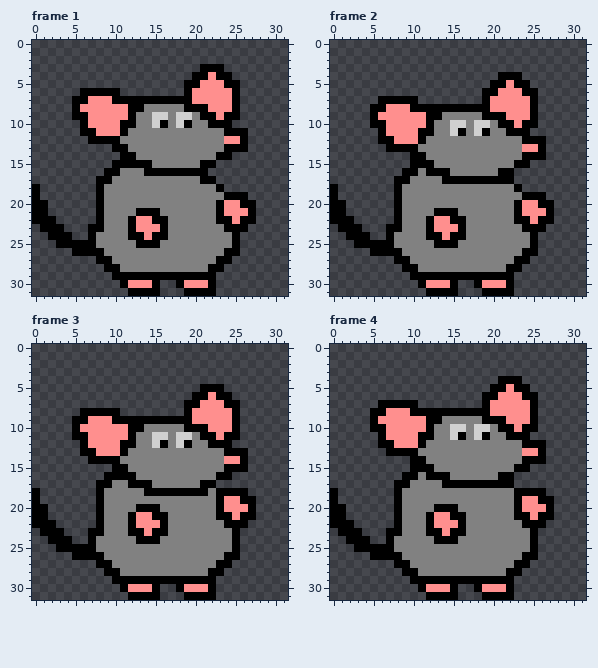
Animated GIF sprite -- art/mouse/mouse.gif. That is the earlier state.
The file is 256x256 pixels, drawn in blocks of 8x8; one block is one cell here. Shown: frame 1, frame 2, frame 3, frame 4.
New version:
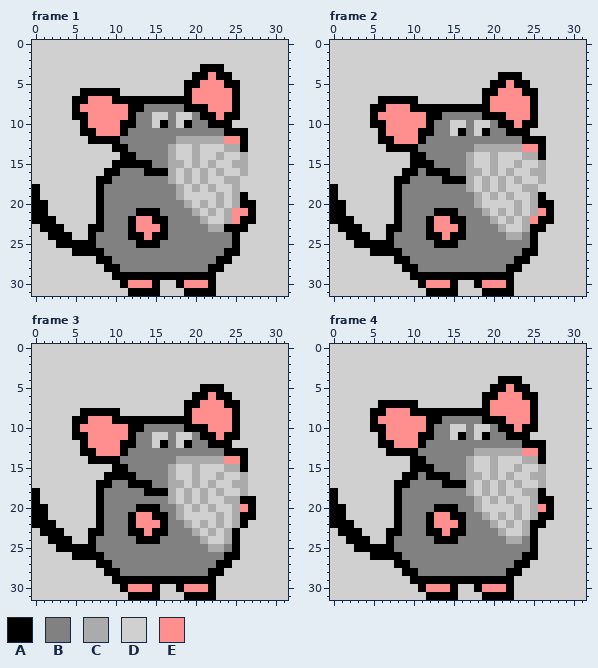
Palette (. is transparent): A #000000  B #818181  C #ababab  D #d0d0d0  E #ff8f8e
What changed:
Changed rows in their new state; - is an unchanged pixel.
Frame 1:
first column x 0:
 0 DDDDDDDDDDDDDDDDDDDDDDDDDDDDDDDD
 1 DDDDDDDDDDDDDDDDDDDDDDDDDDDDDDDD
 2 DDDDDDDDDDDDDDDDDDDDDDDDDDDDDDDD
 3 DDDDDDDDDDDDDDDDDDDDD---DDDDDDDD
 4 DDDDDDDDDDDDDDDDDDDD-----DDDDDDD
 5 DDDDDDDDDDDDDDDDDDD-------DDDDDD
 6 DDDDDD-----DDDDDDDD-------DDDDDD
 7 DDDDD---------------------DDDDDD
 8 DDDDD---------------------DDDDDD
 9 DDDDD---------------------DDDDDD
10 DDDDDD-------------------DDDDDDD
11 DDDDDD---------------------DDDDD
12 DDDDDDD-----------CCCCCC---DDDDD
13 DDDDDDDDDD-------CDDCDDDCC-DDDDD
14 DDDDDDDDDDD------CDDCDDCDDCDDDDD
15 DDDDDDDDDD-------CCDCDCDDCCDDDDD
16 DDDDDDDDD--------CDCDCDCDDCDDDDD
17 DDDDDDDD---------CDCDCDDCCDDDDDD
18 -DDDDDDD----------CDCDCDDCDDDDDD
19 -DDDDDDD----------CDDDDCDC-DDDDD
20 --DDDDDD-----------CDCDCDC--DDDD
21 --DDDDDD------------CDCDC---DDDD
22 ---DDDDD-------------CDDC---DDDD
23 D---DDD---------------CC---DDDDD
24 DD---DD-------------------DDDDDD
25 DDD-----------------------DDDDDD
26 DDDDD---------------------DDDDDD
27 DDDDDDDD-----------------DDDDDDD
28 DDDDDDDDD---------------DDDDDDDD
29 DDDDDDDDDD-------------DDDDDDDDD
30 DDDDDDDDDDD-----DD-----DDDDDDDDD
31 DDDDDDDDDDDD----DDD----DDDDDDDDD
Frame 2:
first column x 0:
 0 DDDDDDDDDDDDDDDDDDDDDDDDDDDDDDDD
 1 DDDDDDDDDDDDDDDDDDDDDDDDDDDDDDDD
 2 DDDDDDDDDDDDDDDDDDDDDDDDDDDDDDDD
 3 DDDDDDDDDDDDDDDDDDDDDDDDDDDDDDDD
 4 DDDDDDDDDDDDDDDDDDDDD---DDDDDDDD
 5 DDDDDDDDDDDDDDDDDDDD-----DDDDDDD
 6 DDDDDDDDDDDDDDDDDDD-------DDDDDD
 7 DDDDDD-----DDDDDDDD-------DDDDDD
 8 DDDDD---------------------DDDDDD
 9 DDDDD---------------------DDDDDD
10 DDDDD---------------------DDDDDD
11 DDDDDD-------------------DDDDDDD
12 DDDDDD---------------------DDDDD
13 DDDDDDD-----------CCCCCC---DDDDD
14 DDDDDDDDDD-------CDDCDDDCC-DDDDD
15 DDDDDDDDDD-------CDDCDDCDDCDDDDD
16 DDDDDDDDD--------CCDCDCDDCCDDDDD
17 DDDDDDDD---------CDCDCDCDDCDDDDD
18 -DDDDDDD---------CDCDCDDCCDDDDDD
19 -DDDDDDD----------CDCDCDDC-DDDDD
20 --DDDDDD----------CDDDDCDC--DDDD
21 --DDDDDD-----------CDCDCDC--DDDD
22 ---DDDDD------------CDCDC---DDDD
23 D---DDD--------------CDDC--DDDDD
24 DD---DD---------------CC--DDDDDD
25 DDD-----------------------DDDDDD
26 DDDDD---------------------DDDDDD
27 DDDDDDDD-----------------DDDDDDD
28 DDDDDDDDD---------------DDDDDDDD
29 DDDDDDDDDD-------------DDDDDDDDD
30 DDDDDDDDDDD-----DD-----DDDDDDDDD
31 DDDDDDDDDDDD----DDD----DDDDDDDDD
Frame 3:
first column x 0:
 0 DDDDDDDDDDDDDDDDDDDDDDDDDDDDDDDD
 1 DDDDDDDDDDDDDDDDDDDDDDDDDDDDDDDD
 2 DDDDDDDDDDDDDDDDDDDDDDDDDDDDDDDD
 3 DDDDDDDDDDDDDDDDDDDDDDDDDDDDDDDD
 4 DDDDDDDDDDDDDDDDDDDDDDDDDDDDDDDD
 5 DDDDDDDDDDDDDDDDDDDDD---DDDDDDDD
 6 DDDDDDDDDDDDDDDDDDDD-----DDDDDDD
 7 DDDDDDDDDDDDDDDDDDD-------DDDDDD
 8 DDDDDD-----DDDDDDDD-------DDDDDD
 9 DDDDD---------------------DDDDDD
10 DDDDD---------------------DDDDDD
11 DDDDD---------------------DDDDDD
12 DDDDDD-------------------DDDDDDD
13 DDDDDD---------------------DDDDD
14 DDDDDDD-----------CCCCCC---DDDDD
15 DDDDDDDDDD-------CDDCDDDCC-DDDDD
16 DDDDDDDDD--------CDDCDDCDDCDDDDD
17 DDDDDDDD---------CCDCDCDDCCDDDDD
18 -DDDDDDD---------CDCDCDCDDCDDDDD
19 -DDDDDDD---------CDCDCDDCC--DDDD
20 --DDDDDD----------CDCDCDDC--DDDD
21 --DDDDDD----------CDDDDCDC--DDDD
22 ---DDDDD-----------CDCDCDC-DDDDD
23 D---DDD-------------CDCDC-DDDDDD
24 DD---DD--------------CDDC-DDDDDD
25 DDD-------------------CC--DDDDDD
26 DDDDD---------------------DDDDDD
27 DDDDDDDD-----------------DDDDDDD
28 DDDDDDDDD---------------DDDDDDDD
29 DDDDDDDDDD-------------DDDDDDDDD
30 DDDDDDDDDDD-----DD-----DDDDDDDDD
31 DDDDDDDDDDDD----DDD----DDDDDDDDD
Frame 4:
first column x 0:
 0 DDDDDDDDDDDDDDDDDDDDDDDDDDDDDDDD
 1 DDDDDDDDDDDDDDDDDDDDDDDDDDDDDDDD
 2 DDDDDDDDDDDDDDDDDDDDDDDDDDDDDDDD
 3 DDDDDDDDDDDDDDDDDDDDDDDDDDDDDDDD
 4 DDDDDDDDDDDDDDDDDDDDD---DDDDDDDD
 5 DDDDDDDDDDDDDDDDDDDD-----DDDDDDD
 6 DDDDDDDDDDDDDDDDDDD-------DDDDDD
 7 DDDDDD-----DDDDDDDD-------DDDDDD
 8 DDDDD---------------------DDDDDD
 9 DDDDD---------------------DDDDDD
10 DDDDD---------------------DDDDDD
11 DDDDDD-------------------DDDDDDD
12 DDDDDD---------------------DDDDD
13 DDDDDDD-----------CCCCCC---DDDDD
14 DDDDDDDDDD-------CDDCDDDCC-DDDDD
15 DDDDDDDDDD-------CDDCDDCDDCDDDDD
16 DDDDDDDDD--------CCDCDCDDCCDDDDD
17 DDDDDDDD---------CDCDCDCDDCDDDDD
18 -DDDDDDD---------CDCDCDDCC-DDDDD
19 -DDDDDDD----------CDCDCDDC--DDDD
20 --DDDDDD----------CDDDDCDC--DDDD
21 --DDDDDD-----------CDCDCDC--DDDD
22 ---DDDDD------------CDCDC--DDDDD
23 D---DDD--------------CDDC-DDDDDD
24 DD---DD---------------CC--DDDDDD
25 DDD-----------------------DDDDDD
26 DDDDD---------------------DDDDDD
27 DDDDDDDD-----------------DDDDDDD
28 DDDDDDDDD---------------DDDDDDDD
29 DDDDDDDDDD-------------DDDDDDDDD
30 DDDDDDDDDDD-----DD-----DDDDDDDDD
31 DDDDDDDDDDDD----DDD----DDDDDDDDD
Changed places in both pictures, as pixel boxes (x1, y1, x2, y2):
changed: (32, 40, 288, 296)
changed: (330, 40, 586, 296)
changed: (32, 344, 288, 600)
changed: (330, 344, 586, 600)
